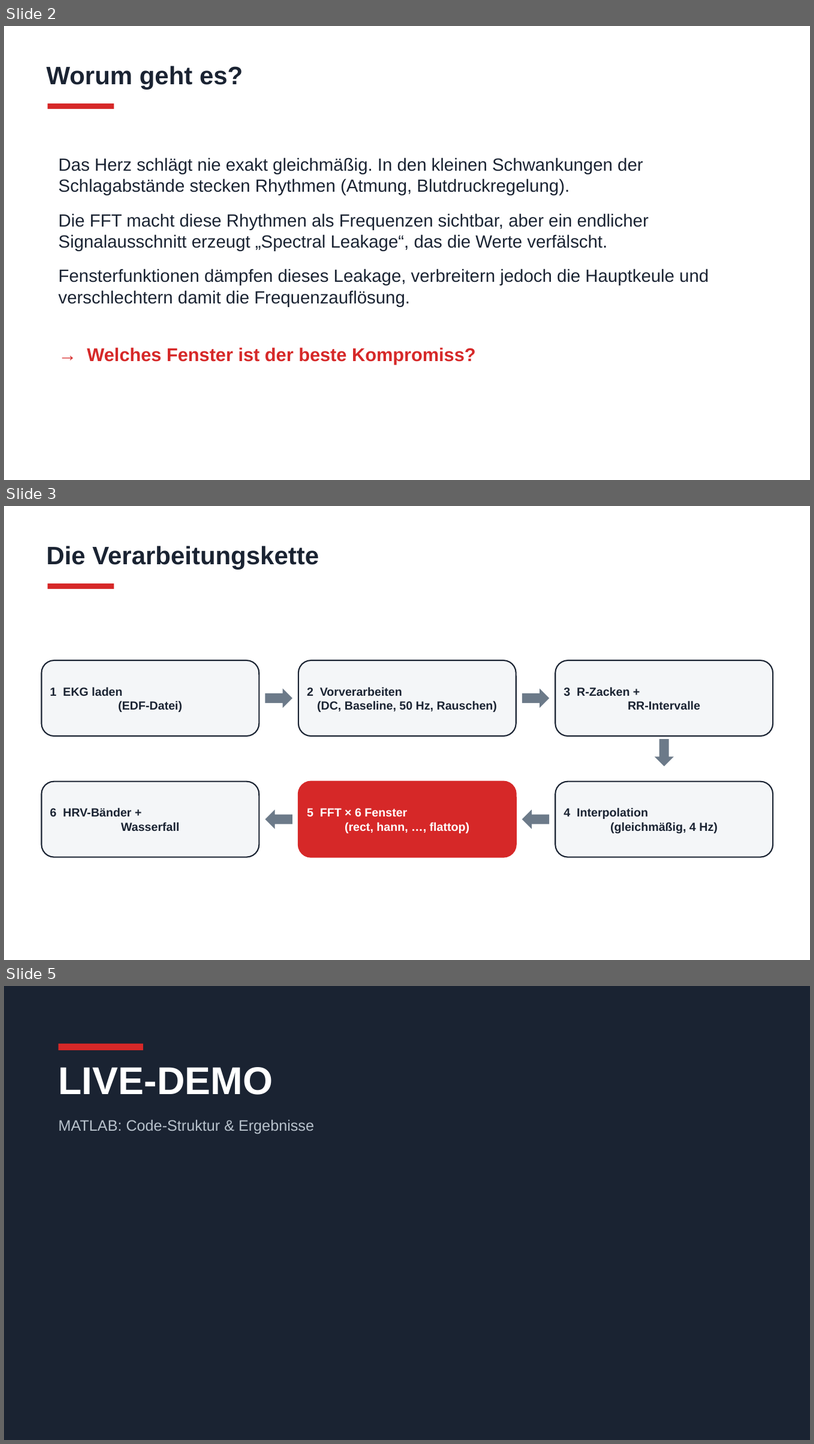
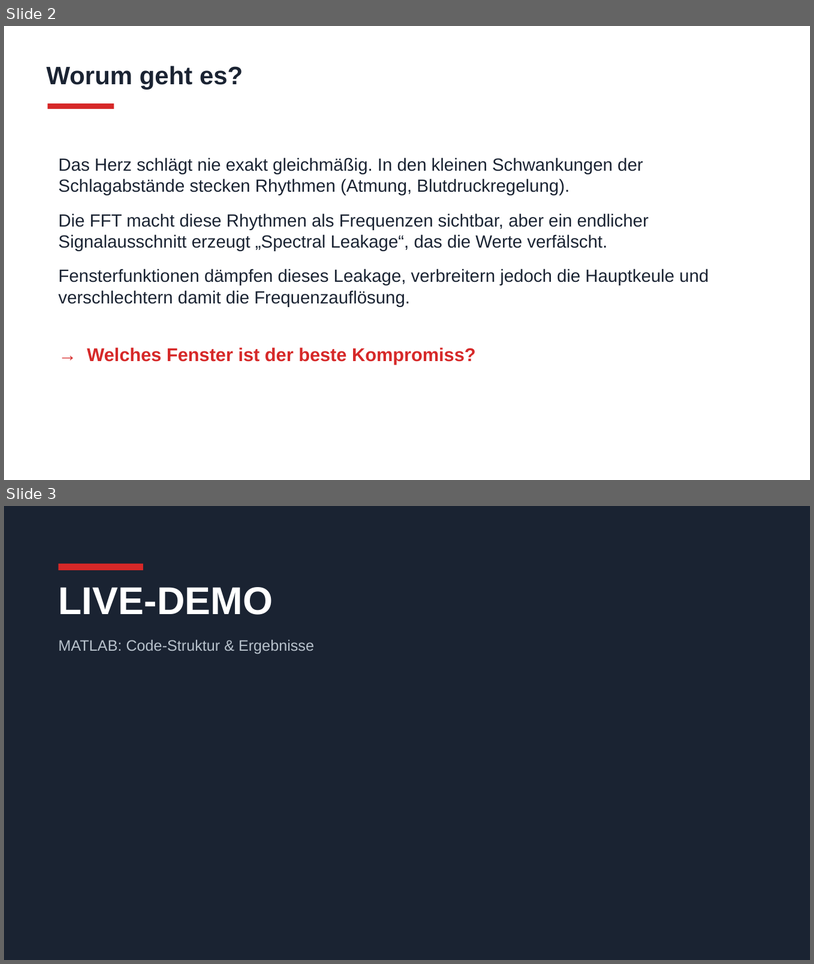
Before and after one commit to JahshakaDEV/matlab-projekt, a slide deck: HRV_Praesentation_korrigiert.pptx. Shown one above the other, each under a label of ours: slides 2, 3 and 5 before the commit, slides 2 and 3 after it; the slides between them are not shown. The pictures are 814x1444 and 814x964 pixels, drawn with LibreOffice and Linux fonts; fonts in the diff are those of the drawing. Boxes give left, top, right and bottom in pixels: in the first picture for what was removed or moved away, otherwise in the second. Text is boxed around its words. In the diff, an @@ line names an element or a change of style, - is before the commit and + after.

Commit message:
Update documentation and enhance HRV analysis script: add explanations for window stability and computational effort; remove unused presentation text file; update presentation and figures.

```diff
--- a/HRV_Praesentation_korrigiert.pptx
+++ b/HRV_Praesentation_korrigiert.pptx
@@ slide 3 removed at [4,506,810,960], background #FFFFFF @@
@@ text removed at [47,546,319,569] @@
-Die Verarbeitungskette
@@ rectangle removed at [48,583,114,589] @@
@@ rounded rectangle removed at [42,660,259,736] @@
-1 EKG laden
-(EDF-Datei)
@@ rounded rectangle removed at [299,660,516,736] @@
-2 Vorverarbeiten
-(DC, Baseline, 50 Hz, Rauschen)
@@ rounded rectangle removed at [556,660,773,736] @@
-3 R-Zacken +
-RR-Intervalle
@@ right arrow removed at [266,688,293,708] @@
@@ right arrow removed at [522,688,549,708] @@
@@ down arrow removed at [655,739,674,766] @@
@@ rounded rectangle removed at [42,781,259,857] @@
-6 HRV-Bänder +
-Wasserfall
@@ rounded rectangle removed at [299,781,516,857] @@
-5 FFT × 6 Fenster
-(rect, hann, …, flattop)
@@ rounded rectangle removed at [556,781,773,857] @@
-4 Interpolation
-(gleichmäßig, 4 Hz)
@@ left arrow removed at [266,809,293,828] @@
@@ left arrow removed at [522,809,549,828] @@
@@ what was slide 5 is now slide 3 @@
```
Also in this commit, not shown: 1 other slide removed, 4 other files.
